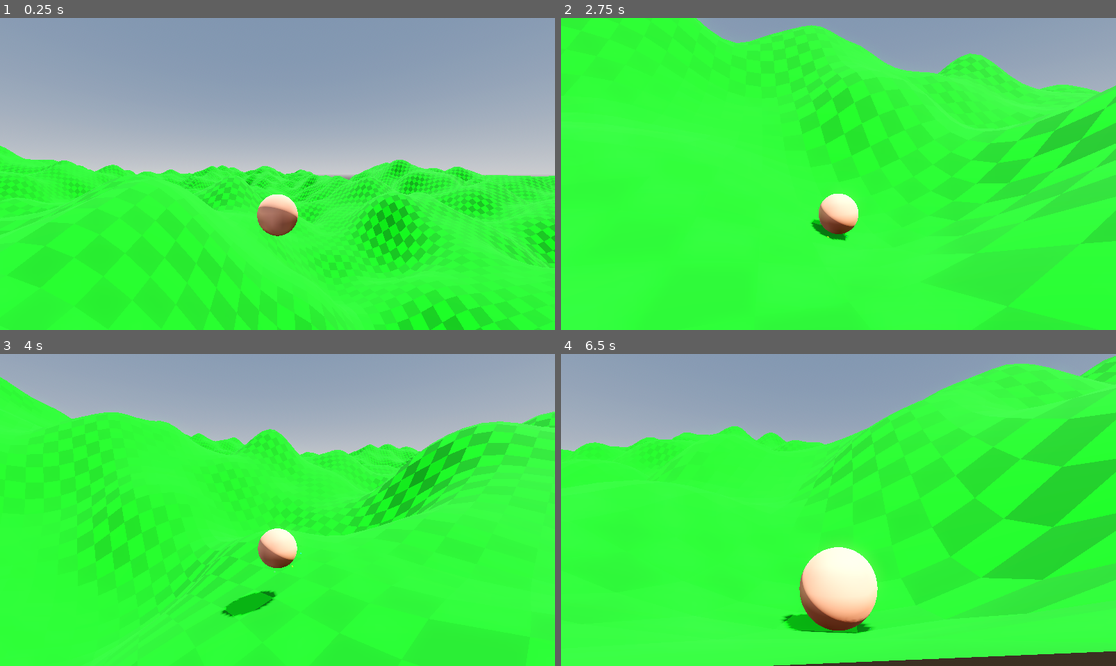
Above: before the commit, frames 1-4 (two rows, left to right).
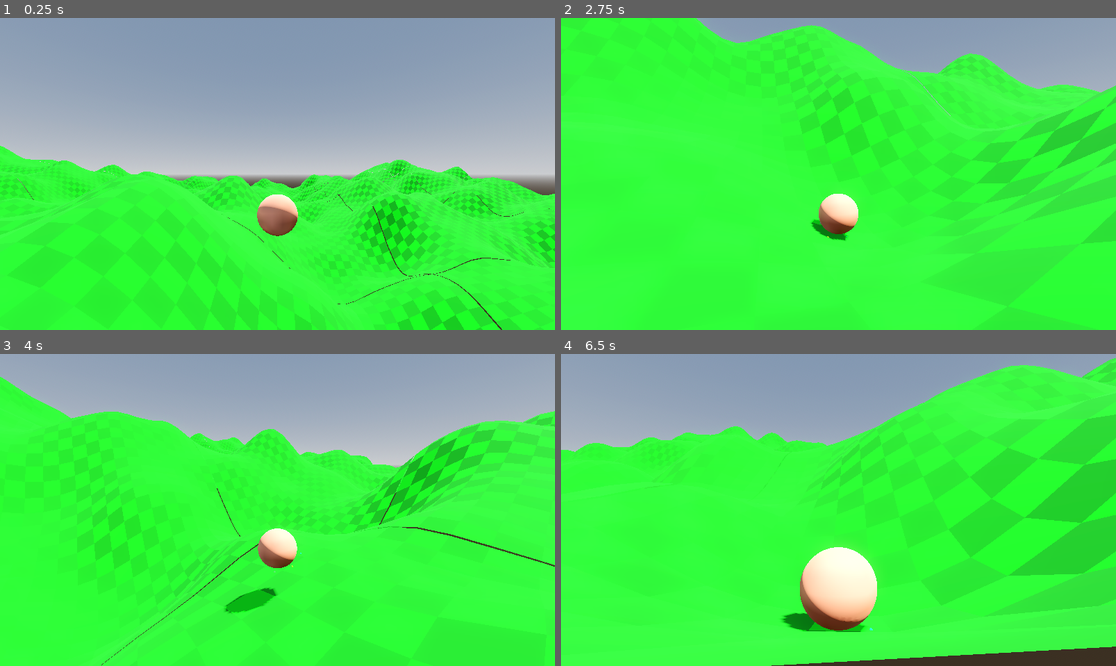
Above: after the commit, the same moments.

Repository: westonkelliher/GetHeavy
Game: Godot game, scene res://world.tscn
Same seed, same stepped clock (60 frames per second), same inputs: the game is played once before the commit and once after it.
Inputs (mouse positions are in pixels of both pictures, inside the frame that each line leads up to):
- Up to frame 1 (0.25 s): no input
- Up to frame 2 (2.75 s): move the mouse to (960, 158) at 0.52 s; tap Space (heavy) at 0.6, 1.35, 2.1 s; click (960, 158) at 0.67 s; move the mouse to (810, 174) at 1.27 s; click (810, 174) at 1.42 s; move the mouse to (849, 167) at 2.02 s; click (849, 167) at 2.17 s
- Up to frame 3 (4 s): move the mouse to (271, 516) at 2.77 s; tap Space (heavy) at 2.85, 3.6 s; click (271, 516) at 2.92 s; move the mouse to (316, 513) at 3.52 s; click (316, 513) at 3.67 s
- Up to frame 4 (6.5 s): move the mouse to (794, 506) at 4.27 s; tap Space (heavy) at 4.35, 5.1, 5.85 s; click (794, 506) at 4.42 s; move the mouse to (844, 510) at 5.02 s; click (844, 510) at 5.17 s; move the mouse to (816, 503) at 5.77 s; click (816, 503) at 5.92 s

The runs differ from the first frame. In frame 1, 3.3% of the frame differs, in the area x 0-100%, y 41-100%; in frame 2, less than 0.1%; in frame 3, 2.6%; in frame 4, 7.8%, in the area x 0-100%, y 0-100%.

Commit message:
organize terrain files

Diff:
--- a/height_floor.tscn
+++ b/terrain/height_floor.tscn
@@ -1,6 +1,6 @@
 [gd_scene load_steps=5 format=3 uid="uid://cggyho1wc1osu"]
 
-[ext_resource type="Script" uid="uid://b2q5fw4dan5re" path="res://height_floor.gd" id="1_nt3s1"]
+[ext_resource type="Script" uid="uid://b2q5fw4dan5re" path="res://terrain/height_floor.gd" id="1_nt3s1"]
 [ext_resource type="Material" uid="uid://b4aeadprr7tq3" path="res://assets/height_floor.tres" id="2_ys3id"]
 
 [sub_resource type="HeightMapShape3D" id="HeightMapShape3D_nt3s1"]
--- a/sin_body.tscn
+++ b/terrain/sin_body.tscn
@@ -1,6 +1,6 @@
 [gd_scene load_steps=3 format=3 uid="uid://73ilbnhtiyeh"]
 
-[ext_resource type="Script" uid="uid://dvww27uyavn1w" path="res://sin_body.gd" id="1_7kq0v"]
+[ext_resource type="Script" uid="uid://dvww27uyavn1w" path="res://terrain/sin_body.gd" id="1_7kq0v"]
 
 [sub_resource type="HeightMapShape3D" id="HeightMapShape3D_eb5a3"]
 map_width = 33
--- a/terrain.gd
+++ b/terrain/terrain.gd
@@ -2,7 +2,7 @@
 
 extends Node3D
 
-const MACRO_WIDTH := 5
+const MACRO_WIDTH := 3
 
 func _ready() -> void:
 	if get_tree().current_scene == self or Engine.is_editor_hint():
@@ -11,6 +11,6 @@
 func build_terrain() -> void:
 	for y in range(-MACRO_WIDTH,MACRO_WIDTH):
 		for x in range(-MACRO_WIDTH,MACRO_WIDTH):
-			var q: SinBody = preload("res://sin_body.tscn").instantiate()
-			q.position = Vector3(x*32, 0, y*32)
+			var q: SinBody = preload("res://terrain/sin_body.tscn").instantiate()
+			q.position = Vector3(x*32.1, 0, y*32.1)
 			add_child(q)
--- a/terrain.tscn
+++ b/terrain/terrain.tscn
@@ -1,6 +1,6 @@
 [gd_scene load_steps=2 format=3 uid="uid://dmddvsb2d3rcu"]
 
-[ext_resource type="Script" uid="uid://s0yvhogm11sr" path="res://terrain.gd" id="1_206su"]
+[ext_resource type="Script" uid="uid://s0yvhogm11sr" path="res://terrain/terrain.gd" id="1_206su"]
 
 [node name="Terrain" type="Node3D"]
 script = ExtResource("1_206su")
--- /dev/null
+++ b/terrain/zone_mark.tscn
@@ -0,0 +1,14 @@
+[gd_scene load_steps=3 format=3 uid="uid://dvfuyglwk7vk1"]
+
+[sub_resource type="StandardMaterial3D" id="StandardMaterial3D_kltly"]
+transparency = 1
+albedo_color = Color(0.688333, 0.45, 1, 0.239216)
+
+[sub_resource type="BoxMesh" id="BoxMesh_j1xa2"]
+material = SubResource("StandardMaterial3D_kltly")
+
+[node name="Zone Mark" type="Node3D"]
+
+[node name="Mesh" type="MeshInstance3D" parent="."]
+transform = Transform3D(2, 0, 0, 0, 2, 0, 0, 0, 2, 0, 0, 0)
+mesh = SubResource("BoxMesh_j1xa2")
Renamed: height_floor.gd -> terrain/height_floor.gd
Renamed: height_floor.gd.uid -> terrain/height_floor.gd.uid
Renamed: sin_body.gd -> terrain/sin_body.gd
Renamed: sin_body.gd.uid -> terrain/sin_body.gd.uid
Renamed: terrain.gd.uid -> terrain/terrain.gd.uid
